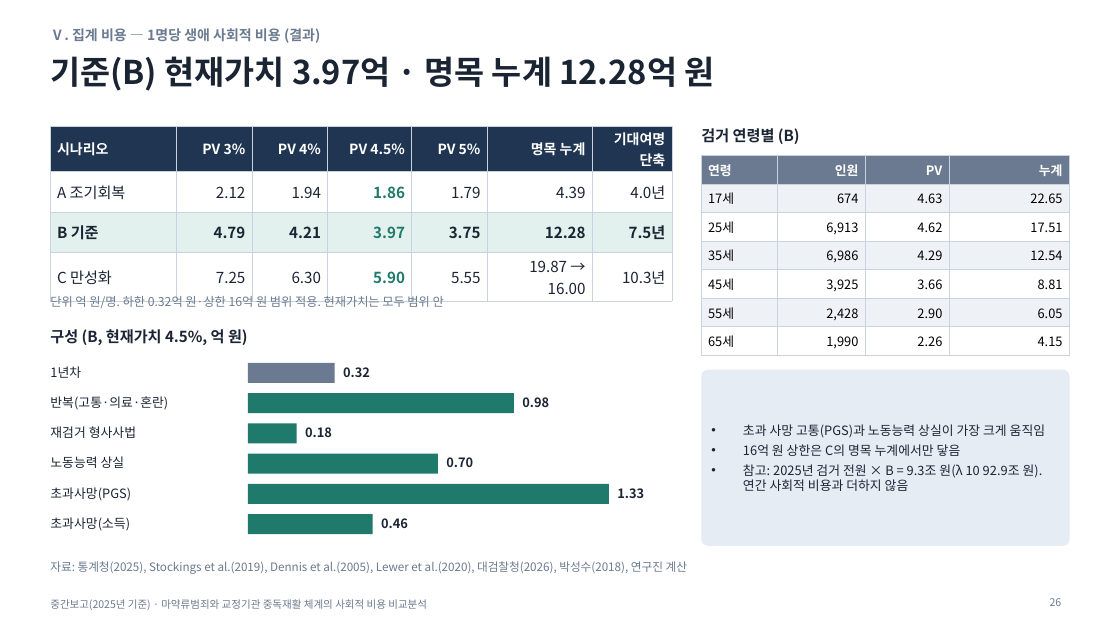
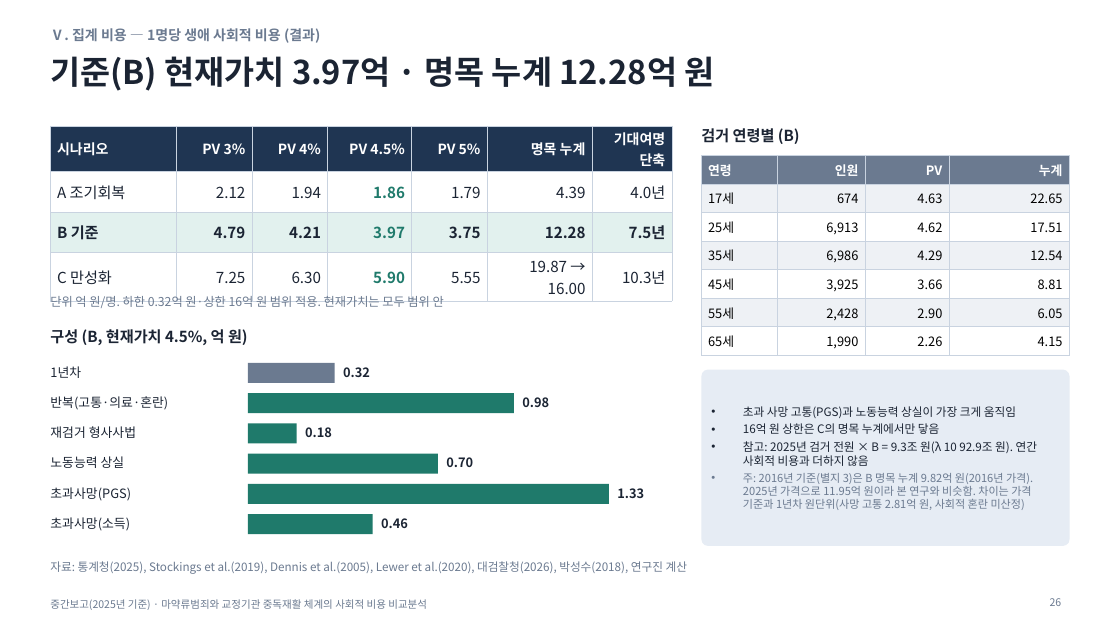
Before and after one commit to adminmrobo/drug-crime-social-cost, a slide deck: slide 26 of deliverables/2026-11-16_보고용/중간보고_마약류사회적비용_2025기준_보고용.pptx. Drawn at 1120x630 pixels with LibreOffice and Linux fonts; fonts in the diff are those of the drawing. Boxes give left, top, right and bottom in pixels: in the first picture for what was removed or moved away, otherwise in the second. Text is boxed around its words. In the diff, an @@ line names an element or a change of style, - is before the commit and + after.

Commit message:
별지 3(부가연구), 2016년 생애비용 주석, 기대여명 단축 반올림 정정

```diff
--- a/deliverables/2026-11-16_보고용/중간보고_마약류사회적비용_2025기준_보고용.pptx
+++ b/deliverables/2026-11-16_보고용/중간보고_마약류사회적비용_2025기준_보고용.pptx
@@ text at <box>743,406,1037,466</box>: size 11 to 10 pt in "초과 사망 고통(PGS)과 노동능력 상실이 가장 크게 ...", "16억 원 상한은 C의 명목 누계에서만 닿음", "참고: 2025년 검거 전원 × B = ..."; less space between paragraphs @@
@@ text at <box>743,473,1033,510</box>: paragraph added @@
+• 주: 2016년 기준(별지 3)은 B 명목 누계 9.82억 원(2016년 가격). 2025년 가격으로 11.95억 원이라 본 연구와 비슷함. 차이는 가격 기준과 1년차 원단위(사망 고통 2.81억 원, 사회적 혼란 미산정)
```
Also in this commit, not shown: 1 other slide changed, 19 other files.
